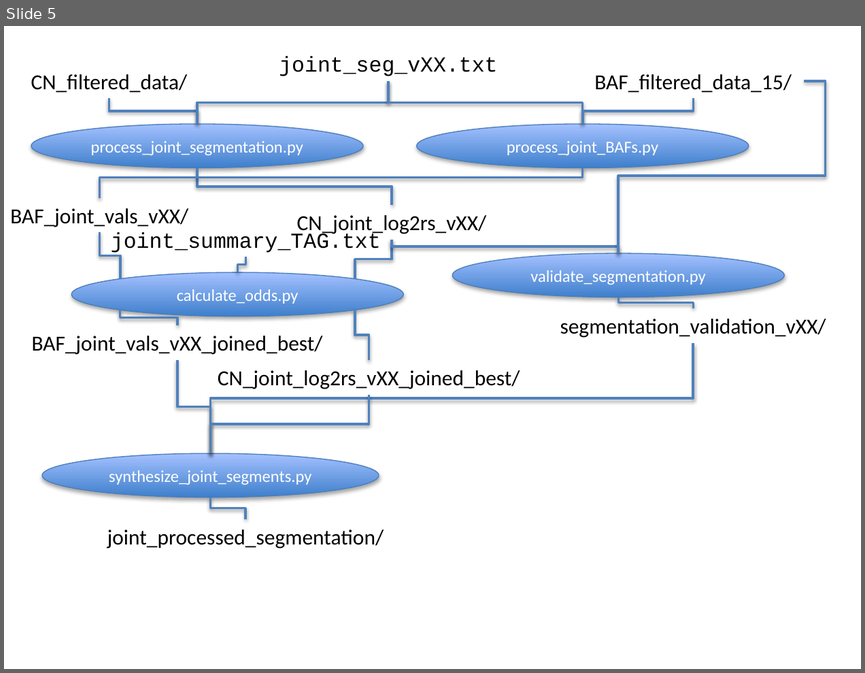
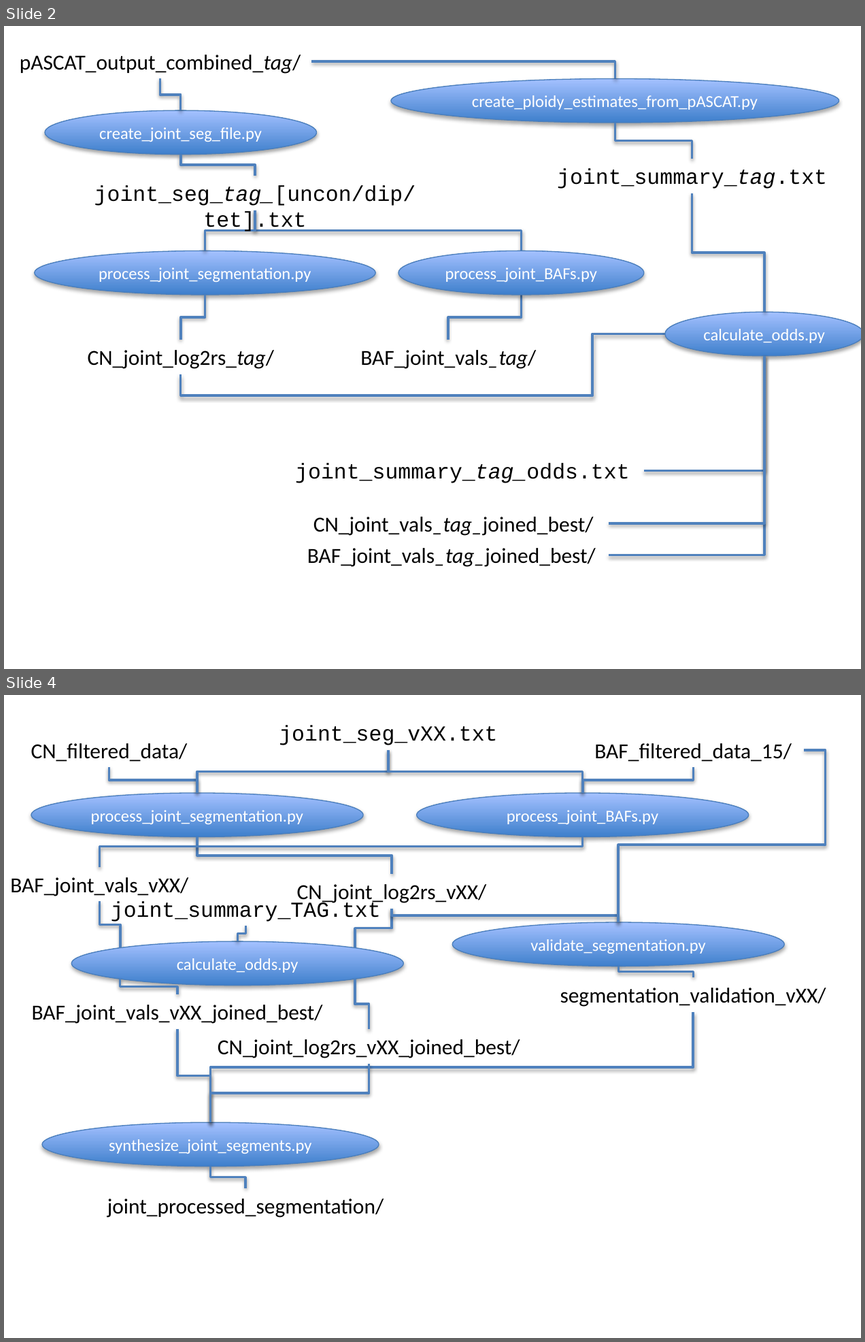
Before and after one commit to luciansmith/kuhner-python, a slide deck: Python program structure.pptx. Shown one above the other, each under a label of ours: slide 5 before the commit, slides 2 and 4 after it; the slides between them are not shown. The pictures are 865x673 and 865x1342 pixels, drawn with LibreOffice and Linux fonts; fonts in the diff are those of the drawing. Boxes give left, top, right and bottom in pixels: in the first picture for what was removed or moved away, otherwise in the second. Text is boxed around its words. In the diff, an @@ line names an element or a change of style, - is before the commit and + after.

```diff
--- a/Python program structure.pptx
+++ b/Python program structure.pptx
@@ slide 2 added at (4,26,861,669), background #FFFFFF @@
@@ text added at (20,55,301,74), 18 pt, text #000000 @@
+pASCAT_output_combined_tag/
@@ elbow line added from (615, 79) to (311, 61), #4F81BD 2 pt @@
@@ elbow line added from (160, 79) to (181, 111), #4F81BD 2 pt @@
@@ ellipse added at (392,79,839,123), fill gradient #3F80CE to #A4C4FF, outline #4B7EBC 0.75 pt, 14 pt, text #FFFFFF @@
+create_ploidy_estimates_from_pASCAT.py
@@ ellipse added at (45,111,317,155), fill gradient #3F80CE to #A4C4FF, outline #4B7EBC 0.75 pt, 14 pt, text #FFFFFF @@
+create_joint_seg_file.py
@@ elbow line added from (692, 159) to (615, 123), #4F81BD 2 pt @@
@@ elbow line added from (181, 155) to (255, 175), #4F81BD 2 pt @@
@@ text added at (94,185,416,233), 18 pt, text #000000 @@
+joint_seg_tag_[uncon/dip/tet].txt
@@ text added at (557,169,827,189), 18 pt, text #000000 @@
+joint_summary_tag.txt
@@ elbow line added from (764, 312) to (692, 193), #4F81BD 2 pt @@
@@ elbow line added from (205, 250) to (255, 210), #4F81BD 2 pt @@
@@ elbow line added from (255, 210) to (521, 250), #4F81BD 2 pt @@
@@ ellipse added at (35,250,376,294), fill gradient #3F80CE to #A4C4FF, outline #4B7EBC 0.75 pt, 14 pt, text #FFFFFF @@
+process_joint_segmentation.py
@@ ellipse added at (398,250,643,294), fill gradient #3F80CE to #A4C4FF, outline #4B7EBC 0.75 pt, 14 pt, text #FFFFFF @@
+process_joint_BAFs.py
@@ elbow line added from (205, 295) to (181, 339), #4F81BD 2 pt @@
@@ elbow line added from (448, 339) to (521, 295), #4F81BD 2 pt @@
@@ ellipse added at (664,312,861,356), fill gradient #3F80CE to #A4C4FF, outline #4B7EBC 0.75 pt, 14 pt, text #FFFFFF @@
+calculate_odds.py
@@ text added at (88,350,274,369), 18 pt, text #000000 @@
+CN_joint_log2rs_tag/
@@ elbow line added from (181, 374) to (664, 333), #4F81BD 2 pt @@
@@ text added at (360,350,536,369), 18 pt, text #000000 @@
+BAF_joint_vals_tag/
@@ elbow line added from (608, 554) to (764, 356), #4F81BD 2 pt @@
@@ elbow line added from (608, 523) to (764, 356), #4F81BD 2 pt @@
@@ elbow line added from (644, 471) to (764, 356), #4F81BD 2 pt @@
@@ text added at (295,463,629,483), 18 pt, text #000000 @@
+joint_summary_tag_odds.txt
@@ text added at (313,516,594,535), 18 pt, text #000000 @@
+CN_joint_vals_tag_joined_best/
@@ text added at (307,548,596,567), 18 pt, text #000000 @@
+BAF_joint_vals_tag_joined_best/
@@ what was slide 5 is now slide 4 @@
```
Also in this commit, not shown: 1 slide changed, 1 other slide added, 3 other files.
